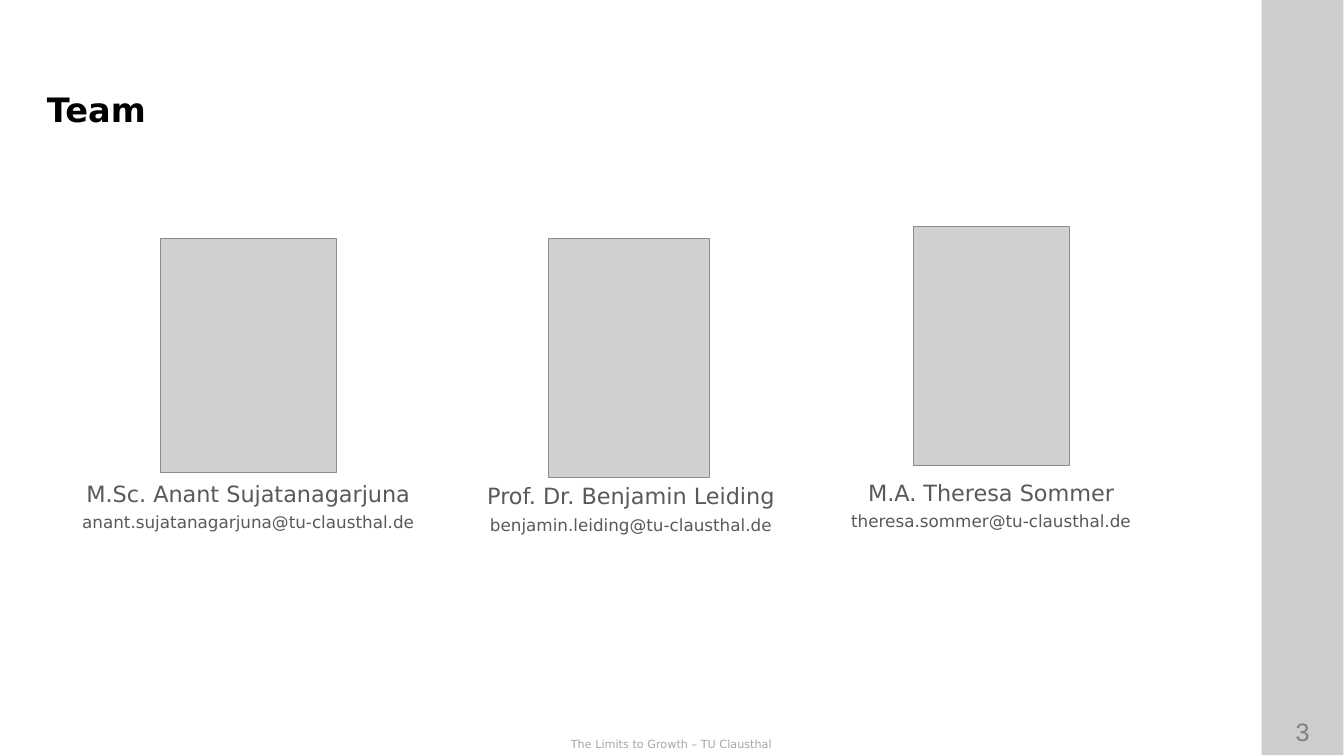
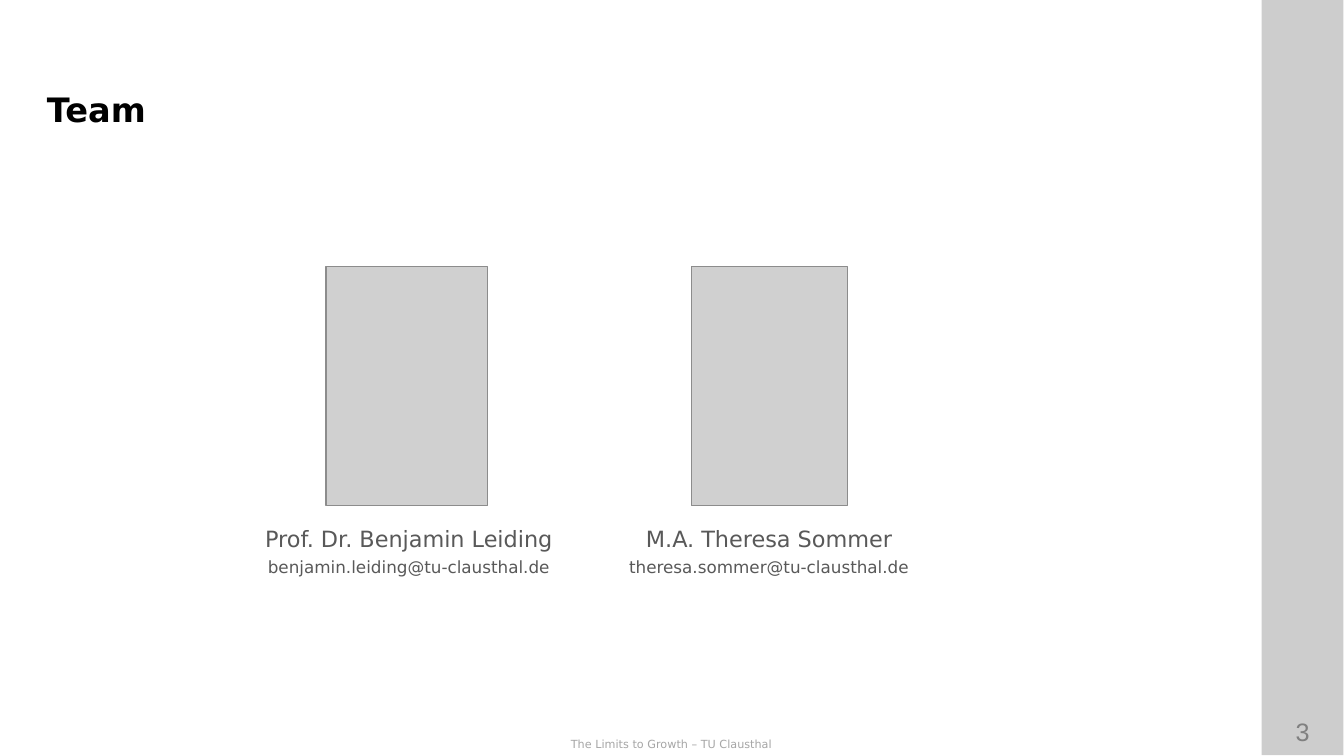
Before and after one commit to ETCE-LAB/teaching-material, a slide deck: slide 3 of The-Limits-to-Growth/LTG-L00-Organization.pptx. Drawn at 1344x756 pixels with LibreOffice and Linux fonts; fonts in the diff are those of the drawing; grey boxes stand for pictures; background and template pictures are left out. Boxes give left, top, right and bottom in pixels: in the first picture for what was removed or moved away, otherwise in the second. Text is boxed around its words. In the diff, an @@ line names an element or a change of style, - is before the commit and + after.

```diff
--- a/The-Limits-to-Growth/LTG-L00-Organization.pptx
+++ b/The-Limits-to-Growth/LTG-L00-Organization.pptx
@@ picture removed at [160,238,336,472] @@
@@ picture: place and size @@
-picture at [548,238,711,477]
+picture at [326,266,488,505]
@@ picture: place and size @@
-picture at [913,227,1070,466]
+picture at [692,266,848,505]
@@ text removed at [82,485,414,532] @@
-M.Sc. Anant Sujatanagarjuna
-anant.sujatanagarjuna@tu-clausthal.de
@@ text "Prof. Dr. Benjamin Leiding": place and size @@
-text "Prof. Dr. Benjamin Leiding" at [487,487,775,535]
+text "Prof. Dr. Benjamin Leiding" at [265,530,553,577]
@@ text "M.A. Theresa Sommer": place and size @@
-text "M.A. Theresa Sommer" at [851,484,1131,530]
+text "M.A. Theresa Sommer" at [629,530,909,576]
```
Also in this commit, not shown: 4 other slides changed, 1 slide added, 1 slide removed.
